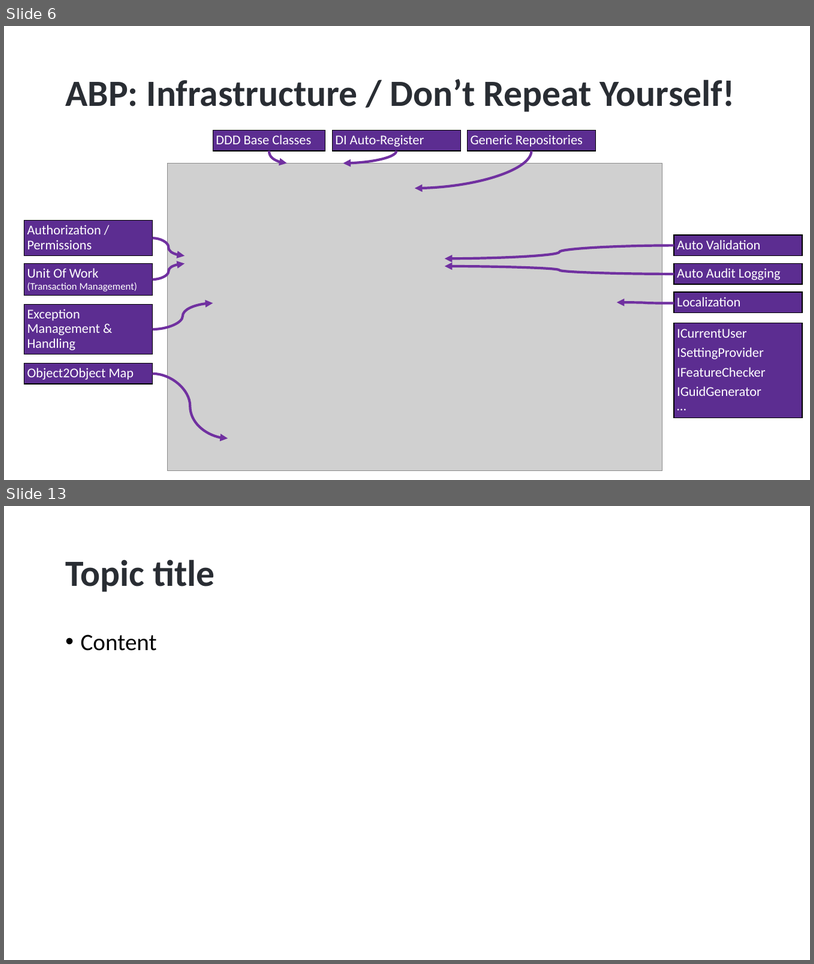
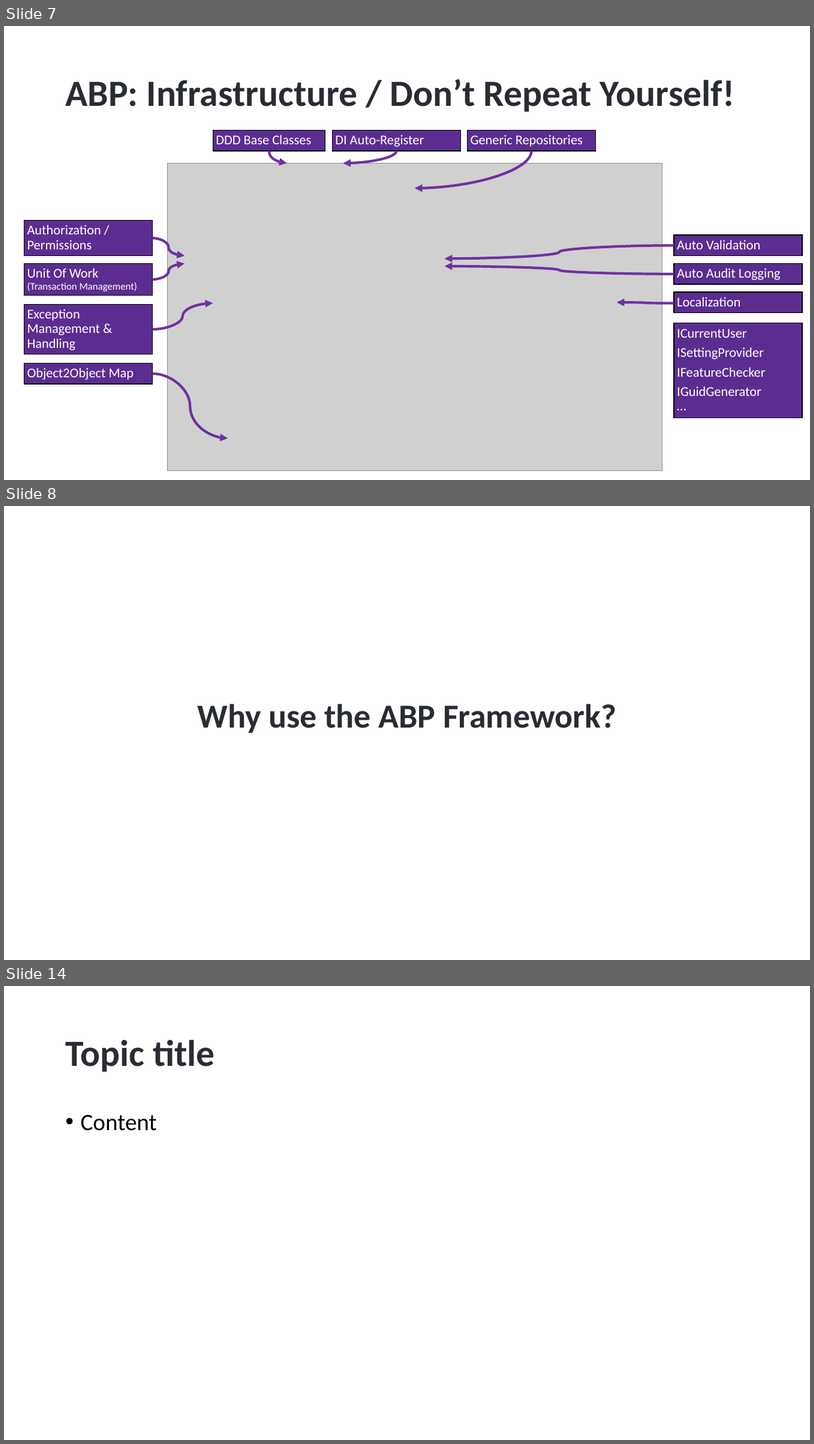
Before and after one commit to hikalkan/presentations, a slide deck: 2024-07-17 WeAreDevelopers Berlin/ABP.pptx. Shown one above the other, each under a label of ours: slides 6 and 13 before the commit, slides 7, 8 and 14 after it; the slides between them are not shown. The pictures are 814x964 and 814x1444 pixels, drawn with LibreOffice and Linux fonts; fonts in the diff are those of the drawing; grey boxes stand for pictures; background and template pictures are left out. Boxes give left, top, right and bottom in pixels: in the first picture for what was removed or moved away, otherwise in the second. Text is boxed around its words. In the diff, an @@ line names an element or a change of style, - is before the commit and + after.

```diff
--- a/2024-07-17 WeAreDevelopers Berlin/ABP.pptx
+++ b/2024-07-17 WeAreDevelopers Berlin/ABP.pptx
@@ slide 8 added at [4,506,810,960], background picture (left out) @@
@@ title added at [197,703,617,733], 40 pt, text #292D33, bold @@
+Why use the ABP Framework?
@@ what was slide 6 is now slide 7 @@
@@ what was slide 13 is now slide 14 @@
```
Also in this commit, not shown: 2 slides changed, 5 other slides added, 1 slide removed.
